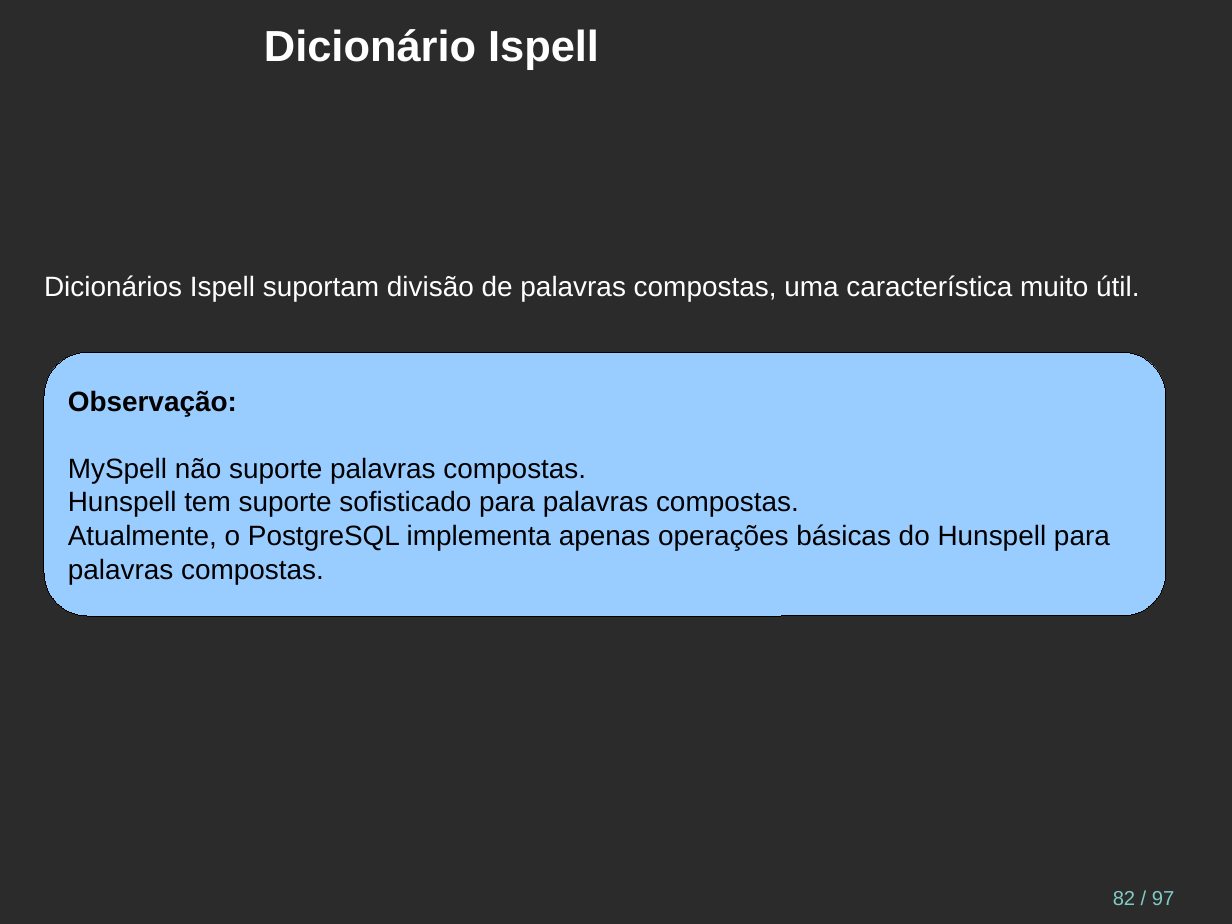
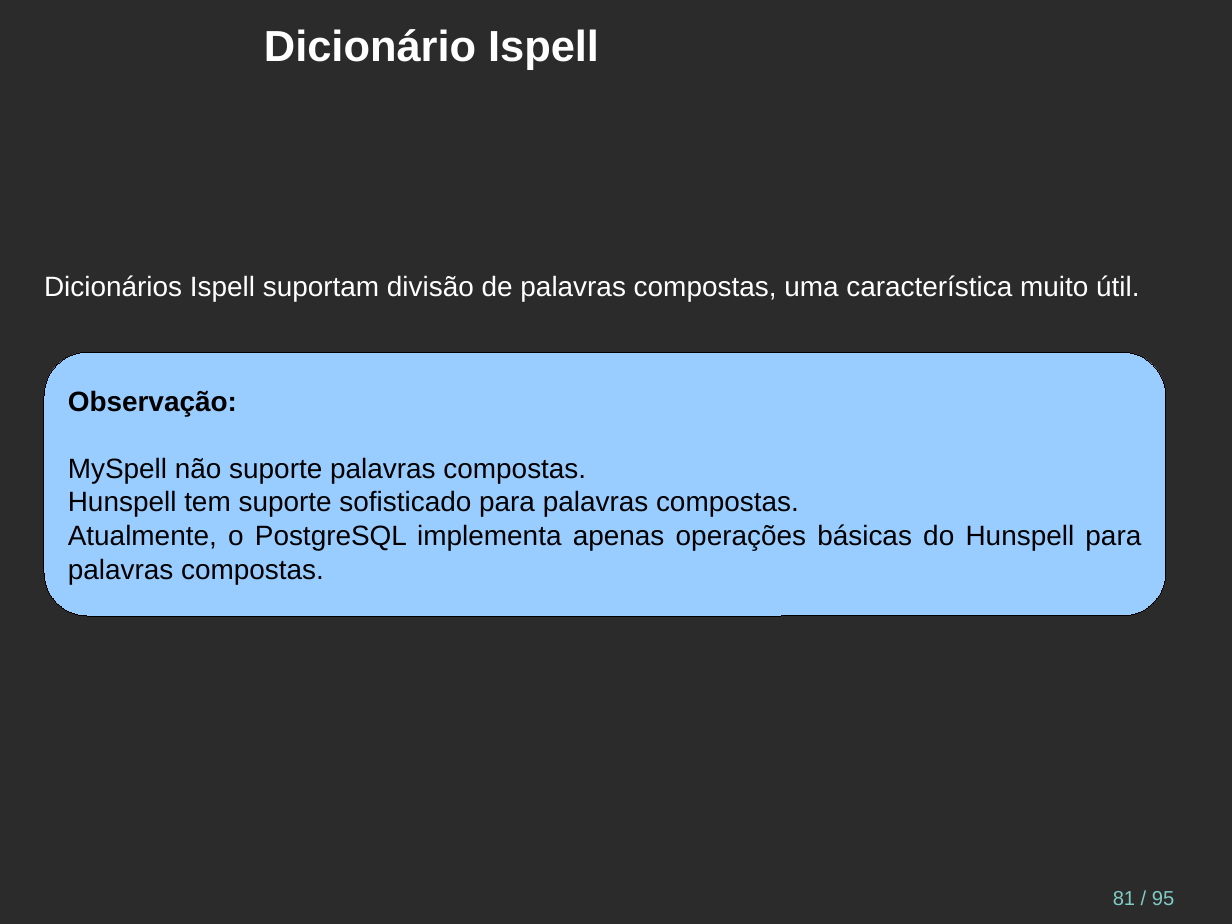
Before and after one commit to juliano777/db_fts, a slide deck: slide 81 of fts_pt-br.odp (slide 82 before the commit). Drawn at 1232x924 pixels with LibreOffice and Linux fonts; fonts in the diff are those of the drawing; background and template pictures are left out; a plain dark background stands for a picture behind light text. Boxes give left, top, right and bottom in pixels: in the first picture for what was removed or moved away, otherwise in the second. Text is boxed around its words. In the diff, an @@ line names an element or a change of style, - is before the commit and + after.

```diff
--- a/fts_pt-br.odp
+++ b/fts_pt-br.odp
@@ text in rounded rectangle at box(68, 457, 1141, 584): alignment left to justified @@
@@ page number at box(1113, 891, 1174, 905): text changed @@
-82 / 97
+81 / 95
```
Also in this commit, not shown: 10 other slides changed, 2 slides removed, 3 other files.
